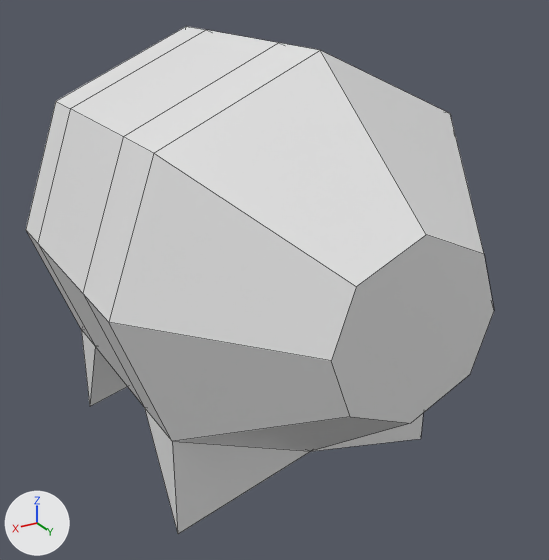
Renders of the Blender file assets/models/lil-oink.blend from each side of a commit.
The view is the same before and after, from a camera (50 mm lens) standing at (1.847, 3.398, 1.369) and looking at (-0.034, 0.263, -0.199). Every picture has the same lights, and +X, +Y and +Z are marked at lower left. Mesh edges are drawn as thin lines.

The older version as bpy lines, for what is in view:
```python
me_cube = bpy.data.meshes.new('Cube')
me_cube.from_pydata(...)  # 76 vertices, 74 faces; spans x -1.0..1.0, y -1.49..1.41, z -1.2..1.0
# faces by material slot: [62, 12]
me_cube.materials.append(mat_material)  # white #e7e7e7
me_cube.materials.append(mat_material_001)  # red #e70012
ob_cube = bpy.data.objects.new('Cube', me_cube)
ob_cube.location = (0.0, 0.0, 0.0)
```
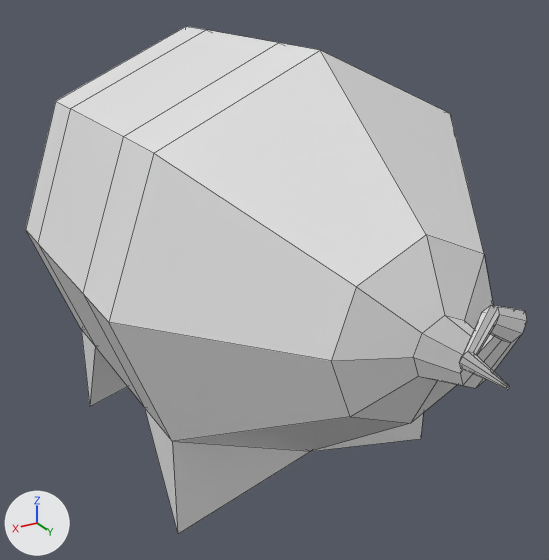
Edits to the bpy script that builds the scene:
```text
Change me_cube:
    used by ob_cube; location = (0.0, 0.0, 0.0)
    remove me_cube.from_pydata(...)  # 76 vertices, 74 faces; spans x -1.0..1.0, y -1.49..1.41, z -1.2..1.0
    add me_cube.from_pydata(...)  # 124 vertices, 122 faces; spans x -1.0..1.0, y -1.49..1.87, z -1.2..1.0
    me_cube part 1
    1 face is deleted
    48 vertices are added at x -0.28..0.19, y 1.54..1.87, z -0.18..0.27
    49 new faces join them, mat_material (white #e7e7e7)
```

Pixel boxes [x1, y1, x2, y2] of what changed, in the pictures (549 x 560 px):
'Cube', reshaped (7% wider): before [26, 26, 494, 534]; after [26, 26, 527, 534]
part 1 of me_cube, built on: before [332, 235, 494, 423]; after [332, 235, 527, 423]
